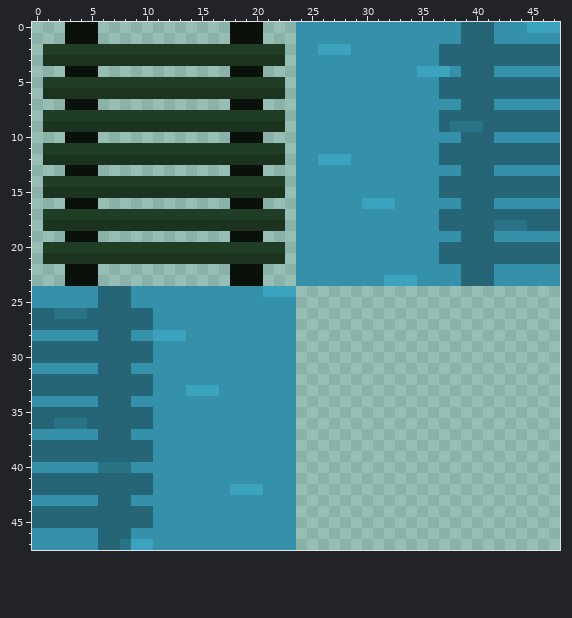
Pixel-art sprite: Art/tilemaps/gmtkbridge1.png. The picture above is the old version.
The file is 48x48 pixels.
Now the later version:
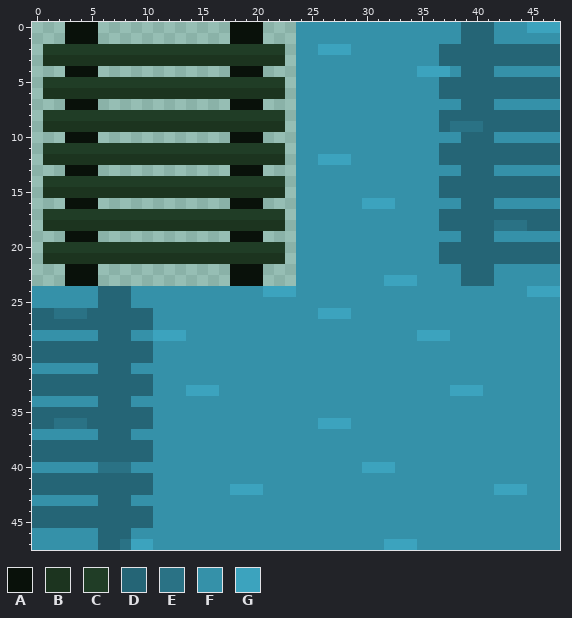
Palette (. is transparent): A #09110a  B #1c341f  C #203d26  D #256576  E #2a7285  F #3591a9  G #3ca3be
The edit:
Changed rows in their new state; - is an unchanged pixel.
first column x 24:
24 FFFFFFFFFFFFFFFFFFFFFGGG
25 FFFFFFFFFFFFFFFFFFFFFFFF
26 FFGGGFFFFFFFFFFFFFFFFFFF
27 FFFFFFFFFFFFFFFFFFFFFFFF
28 FFFFFFFFFFFGGGFFFFFFFFFF
29 FFFFFFFFFFFFFFFFFFFFFFFF
30 FFFFFFFFFFFFFFFFFFFFFFFF
31 FFFFFFFFFFFFFFFFFFFFFFFF
32 FFFFFFFFFFFFFFFFFFFFFFFF
33 FFFFFFFFFFFFFFGGGFFFFFFF
34 FFFFFFFFFFFFFFFFFFFFFFFF
35 FFFFFFFFFFFFFFFFFFFFFFFF
36 FFGGGFFFFFFFFFFFFFFFFFFF
37 FFFFFFFFFFFFFFFFFFFFFFFF
38 FFFFFFFFFFFFFFFFFFFFFFFF
39 FFFFFFFFFFFFFFFFFFFFFFFF
40 FFFFFFGGGFFFFFFFFFFFFFFF
41 FFFFFFFFFFFFFFFFFFFFFFFF
42 FFFFFFFFFFFFFFFFFFGGGFFF
43 FFFFFFFFFFFFFFFFFFFFFFFF
44 FFFFFFFFFFFFFFFFFFFFFFFF
45 FFFFFFFFFFFFFFFFFFFFFFFF
46 FFFFFFFFFFFFFFFFFFFFFFFF
47 FFFFFFFFGGGFFFFFFFFFFFFF
Changed places in both pictures, as pixel boxes (x1, y1, x2, y2):
added: (296, 286, 560, 550)
